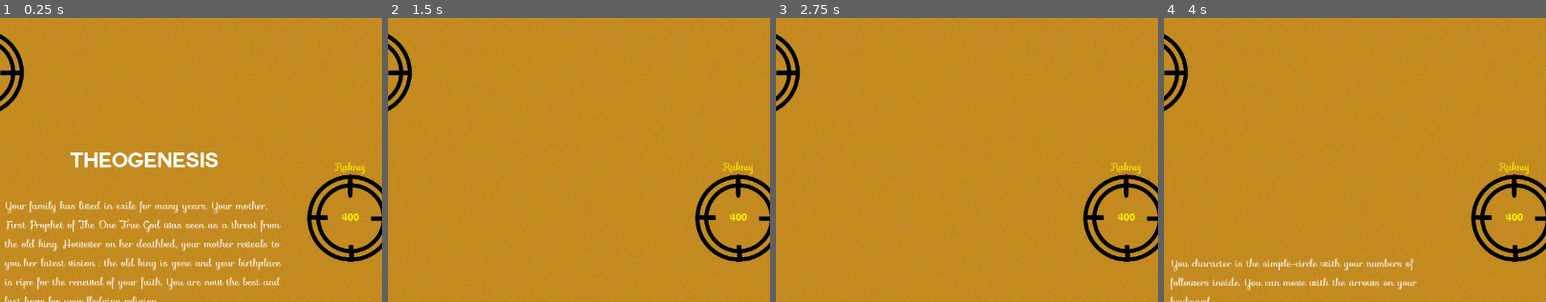
Above: before the commit, frames 1-4 (left to right).
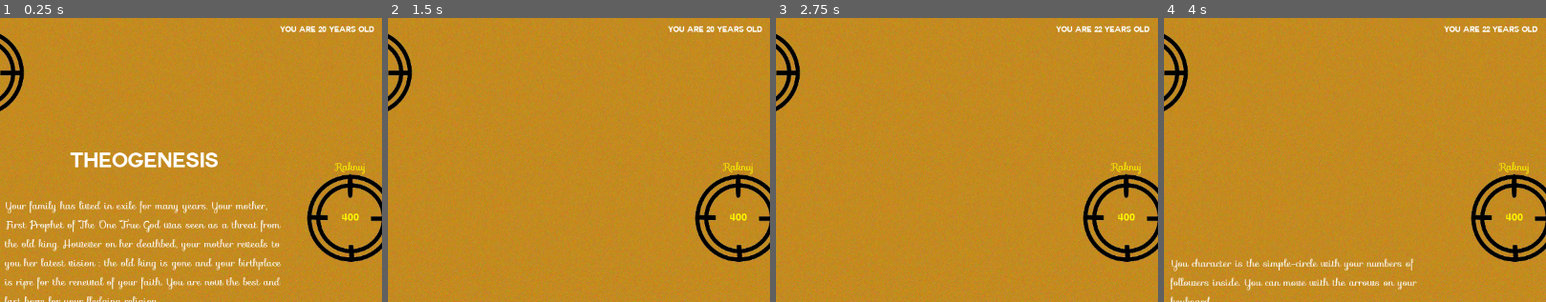
Above: after the commit, the same moments.

Repository: ixio/theogenesis
Game: Godot game, scene res://app/Main.tscn
The game is run twice, just before and just after one commit, with the same random seed, the same clock (stepped at 60 frames per second) and the same inputs.
Inputs:
- Up to frame 1 (0.25 s): no input
- Up to frame 2 (1.5 s): click "Start your journey !" at 0.5 s; click "Music - Stop" at 1.25 s
- Up to frame 3 (2.75 s): click "Music - Start" at 2 s
- Up to frame 4 (4 s): click "Help" at 2.75 s; hold Right (ui_right) from 3.53 s (still down)
The pictures show only the part of the screen within x 31-81%, y 2-52%; the shares and areas given below are measured in that part.

The runs differ from the first frame. In frame 1, 0.4% of the frame differs, in the area x 73-98%, y 2-6%; in frame 2, 0.4%; in frame 3, 0.4%; in frame 4, 0.4%.

Commit message:
Add losing condition, update html5 and screenshot

Diff:
--- a/app/City.gd
+++ b/app/City.gd
@@ -20,12 +20,16 @@
     emit_signal("converted")
 
 func entered(followers):
+    if converted:
+        return 0
     var ret = -1 * min(curr_influence, followers)
     if not(converted):
         curr_influence -= followers
         if curr_influence < 0:
             curr_influence *= -1
+            curr_influence = min(curr_influence, influence)
             _converted()
+            return -1 * curr_influence
         else:
             $InfluenceLabel.text = curr_influence as String
     return ret
--- a/app/Main.gd
+++ b/app/Main.gd
@@ -5,6 +5,8 @@
 export var fmin = 5
 export var fdist_min = 50
 export var fdist_max = 200
+export var age = 20
+export var danger_age = 70
 
 func _ready():
     randomize()
@@ -25,6 +27,18 @@
     $Music.stop()
     $Menu.you_win()
 
+func you_lose():
+    $Player.disabled = true
+    $Player.follower_gain_rate *= -1
+    $Player/UpgradeTimer.set_wait_time(0.2)
+    for city in $Map/Cities.get_children():
+        city.get_node("ReconvertTimer").set_wait_time(0.2)
+    $FleeFollowerTimer.start()
+    $SpawnFollowerTimer.stop()
+    $AgingTimer.stop()
+    $Music.stop()
+    $Menu.you_lose()
+
 func _on_SpawnFollowerTimer_timeout():
     var converted_cities = []
     for city in $Map/Cities.get_children():
@@ -39,7 +53,11 @@
         pos.x = clamp(pos.x, 0, $Player.screen_size.x) # could not get "get_viewport_rect" here, weird
         pos.y = clamp(pos.y, 0, $Player.screen_size.y)
         new_followers.position = pos
-        add_child(new_followers)
+        $FollowerGroups.add_child(new_followers)
+
+func _on_FleeFollowerTimer_timeout():
+    for fg in $FollowerGroups.get_children():
+        fg.entered(0)
 
 func _on_Menu_pause():
     get_tree().paused = true
@@ -59,3 +77,10 @@
 
 func _on_Menu_unmute():
     $Music.play()
+
+func _on_AgingTimer_timeout():
+    age += 1
+    $Menu/AgeLabel.text = "You are " + age as String + " years old"
+    if age > danger_age:
+        if (randi() % 5) == 0:
+            you_lose()
--- a/app/Main.tscn
+++ b/app/Main.tscn
@@ -23,12 +23,20 @@
 [node name="SpawnFollowerTimer" type="Timer" parent="."]
 autostart = true
 
+[node name="AgingTimer" type="Timer" parent="."]
+autostart = true
+
+[node name="FleeFollowerTimer" type="Timer" parent="."]
+wait_time = 0.5
+
 [node name="Music" type="AudioStreamPlayer" parent="."]
 stream = ExtResource( 6 )
 volume_db = -20.0
 
 [node name="ConvertSound" type="AudioStreamPlayer" parent="."]
 stream = ExtResource( 7 )
+
+[node name="FollowerGroups" type="Node" parent="."]
 [connection signal="mute" from="Menu" to="." method="_on_Menu_mute"]
 [connection signal="pause" from="Menu" to="." method="_on_Menu_pause"]
 [connection signal="restart" from="Menu" to="." method="_on_Menu_restart"]
@@ -36,3 +44,5 @@
 [connection signal="unmute" from="Menu" to="." method="_on_Menu_unmute"]
 [connection signal="unpause" from="Menu" to="." method="_on_Menu_unpause"]
 [connection signal="timeout" from="SpawnFollowerTimer" to="." method="_on_SpawnFollowerTimer_timeout"]
+[connection signal="timeout" from="AgingTimer" to="." method="_on_AgingTimer_timeout"]
+[connection signal="timeout" from="FleeFollowerTimer" to="." method="_on_FleeFollowerTimer_timeout"]
--- a/app/Menu.gd
+++ b/app/Menu.gd
@@ -17,6 +17,9 @@
 
 func you_win():
     _show($WinMenu)
+
+func you_lose():
+    _show($LoseMenu)
 
 func _on_StartButton_pressed():
     _hide($StartMenu)
--- a/app/Menu.tscn
+++ b/app/Menu.tscn
@@ -26,6 +26,13 @@
 
 [sub_resource type="DynamicFont" id=8]
 font_data = SubResource( 7 )
+
+[sub_resource type="DynamicFontData" id=9]
+font_path = "res://assets/fonts/COUTURE-Bold.ttf"
+
+[sub_resource type="DynamicFont" id=10]
+size = 12
+font_data = SubResource( 9 )
 
 [node name="Menu" type="CanvasLayer"]
 pause_mode = 2
@@ -182,8 +189,59 @@
 __meta__ = {
 "_edit_use_anchors_": false
 }
+
+[node name="LoseMenu" type="Node" parent="."]
+
+[node name="LoseLabel" type="Label" parent="LoseMenu"]
+visible = false
+anchor_left = 0.5
+anchor_top = 0.5
+anchor_right = 0.5
+anchor_bottom = 0.5
+margin_left = -172.0
+margin_top = -164.0
+margin_right = 179.0
+margin_bottom = 95.0
+custom_fonts/font = SubResource( 8 )
+text = "You have died of old age (or maybe you got sick after eating a bat). Your followers start losing their faith, their children forget you.
+
+Your religion has died, you failed to keep it alive."
+align = 1
+autowrap = true
+__meta__ = {
+"_edit_use_anchors_": false
+}
+
+[node name="RestartButton" type="Button" parent="LoseMenu"]
+visible = false
+anchor_left = 0.5
+anchor_top = 1.0
+anchor_right = 0.5
+anchor_bottom = 1.0
+margin_left = -48.8306
+margin_top = -402.364
+margin_right = 51.1694
+margin_bottom = -363.364
+text = "Restart"
+__meta__ = {
+"_edit_use_anchors_": false
+}
+
+[node name="AgeLabel" type="Label" parent="."]
+margin_left = 815.026
+margin_top = 23.3626
+margin_right = 963.026
+margin_bottom = 53.3626
+custom_fonts/font = SubResource( 10 )
+text = "You are 20 years old"
+align = 1
+valign = 1
+__meta__ = {
+"_edit_use_anchors_": false
+}
 [connection signal="pressed" from="MusicButton" to="." method="_on_MusicButton_pressed"]
 [connection signal="pressed" from="HelpButton" to="." method="_on_HelpButton_pressed"]
 [connection signal="pressed" from="StartMenu/StartButton" to="." method="_on_StartButton_pressed"]
 [connection signal="pressed" from="HelpMenu/CloseButton" to="." method="_on_CloseButton_pressed"]
 [connection signal="pressed" from="WinMenu/RestartButton" to="." method="_on_RestartButton_pressed"]
+[connection signal="pressed" from="LoseMenu/RestartButton" to="." method="_on_RestartButton_pressed"]
--- a/app/Player.gd
+++ b/app/Player.gd
@@ -4,6 +4,7 @@
 var followers = 0
 export var follower_gain_rate = 10
 var screen_size
+var disabled = false
 
 func _ready():
     $UpgradeTimer.start()
@@ -11,24 +12,27 @@
     $FollowersLabel.text = followers as String
 
 func _process(delta):
-    var velocity = Vector2()
-    if Input.is_action_pressed("ui_right"):
-        velocity.x += 1
-    if Input.is_action_pressed("ui_left"):
-        velocity.x -= 1
-    if Input.is_action_pressed("ui_down"):
-        velocity.y += 1
-    if Input.is_action_pressed("ui_up"):
-        velocity.y -= 1
-    if velocity.length() > 0:
-        velocity = velocity.normalized() * speed
-    position += velocity * delta
-    position.x = clamp(position.x, 0, screen_size.x)
-    position.y = clamp(position.y, 0, screen_size.y)
+    if not(disabled):
+        var velocity = Vector2()
+        if Input.is_action_pressed("ui_right"):
+            velocity.x += 1
+        if Input.is_action_pressed("ui_left"):
+            velocity.x -= 1
+        if Input.is_action_pressed("ui_down"):
+            velocity.y += 1
+        if Input.is_action_pressed("ui_up"):
+            velocity.y -= 1
+        if velocity.length() > 0:
+            velocity = velocity.normalized() * speed
+        position += velocity * delta
+        position.x = clamp(position.x, 0, screen_size.x)
+        position.y = clamp(position.y, 0, screen_size.y)
 
 func _on_UpgradeTimer_timeout():
     followers += follower_gain_rate
     $FollowersLabel.text = followers as String
+    if followers < 0:
+        queue_free()
 
 func _on_Player_body_entered(body):
     var mod = body.entered(followers)
Not shown: 1 places in app/Menu.tscn that only renumber resources
Binary file changed: screenshot.png
Not shown, changed: html5/index.pck
